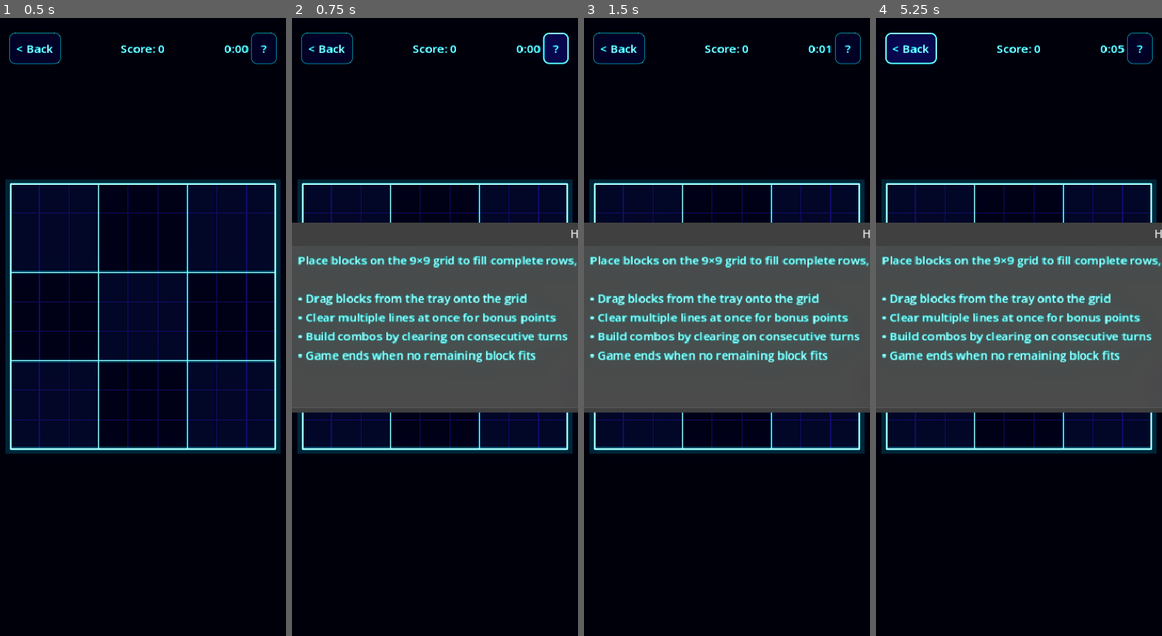
Above: before the commit, frames 1-4 (left to right).
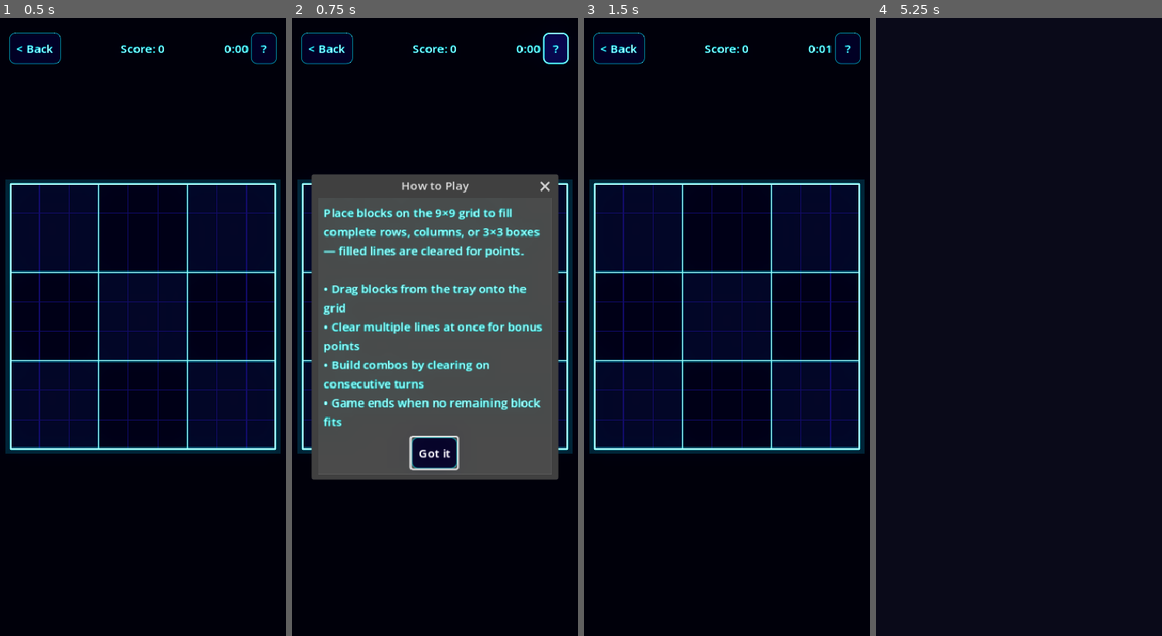
Above: after the commit, the same moments.

Repository: mchambers-mojang/sweet-vinegar-games
Game: Godot game, scene res://scenes/blockudoku_game.tscn
Same seed, same stepped clock (60 frames per second), same inputs: the game is played once before the commit and once after it. This scene is started directly instead of the project's main scene.
Inputs (mouse positions are in pixels of both pictures, inside the frame that each line leads up to):
- Up to frame 1 (0.5 s): no input
- Up to frame 2 (0.75 s): click "?" at 0.5 s
- Up to frame 3 (1.5 s): click (727, 450) at 1.25 s, where only the run after the commit has a clickable "Got it"
- Up to frame 4 (5.25 s): click "?" at 2 s; click (1019, 450) at 2.75 s, where only the run after the commit has a clickable "Got it"; click "?" at 3.5 s; click (1019, 450) at 4.25 s, where only the run after the commit has a clickable "Got it"; click "< Back" at 5 s

Frame 1 is identical in both runs. In frame 2, 29% of the frame differs, in the area x 0-100%, y 25-75%; in frame 3, 31%; in frame 4, 35%, in the area x 0-100%, y 2-71%.

Commit message:
Fix How to Play dialog: set label min width and max_size for wrapping
Co-authored-by: Copilot <223556219+Copilot@users.noreply.github.com>

Diff:
--- a/scripts/effects/how_to_play.gd
+++ b/scripts/effects/how_to_play.gd
@@ -18,10 +18,17 @@
 
 	var dialog := AcceptDialog.new()
 	dialog.title = "How to Play"
-	dialog.dialog_text = text
 	dialog.ok_button_text = "Got it"
+
+	# Use a custom label with proper wrapping
+	dialog.dialog_text = ""
+	var label := dialog.get_label()
+	label.text = text
+	label.autowrap_mode = TextServer.AUTOWRAP_WORD_SMART
+	label.custom_minimum_size = Vector2(280, 0)
+
 	dialog.min_size = Vector2i(320, 0)
+	dialog.max_size = Vector2i(360, 600)
 	parent.add_child(dialog)
-	dialog.get_label().autowrap_mode = TextServer.AUTOWRAP_WORD_SMART
 	dialog.popup_centered()
 	dialog.confirmed.connect(func() -> void: dialog.queue_free())
